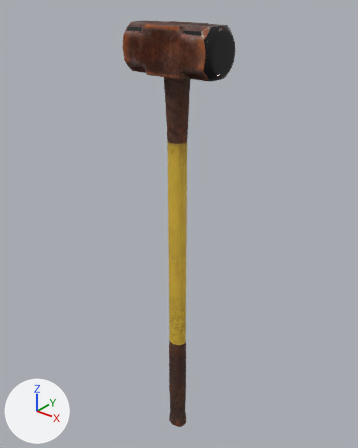
What one commit did to the glTF model assets/props/hurda/sledgehammer_01.glb.
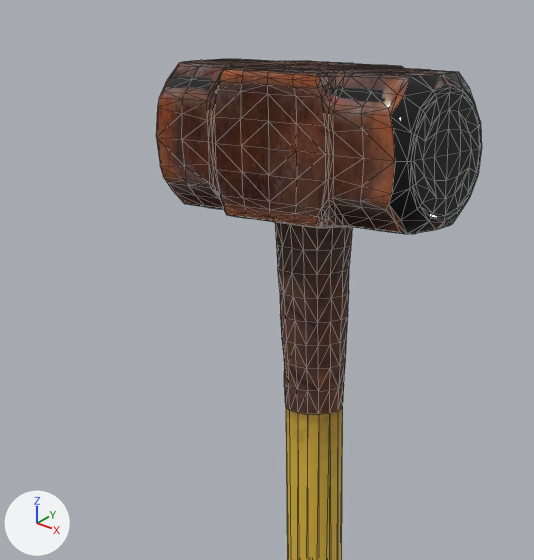
Old and new are each drawn whole from a camera (50 mm lens) standing at (0.615, -0.763, 1.072) and looking at (-0.021, 0.031, 0.579) and again close up on the part from 19% to 71% of the width and 0% to 43% of the height. Every picture has the same lights, and +X, +Y and +Z are marked at lower left. The older version's two pictures come first. The close-ups show mesh edges as thin lines. Objects named as collision shapes, trigger or cutter boxes, shadow casters or lower levels of detail are left out. Vertices at exactly the same position are counted once.

The first close-up shows 'sledgehammer_01'.
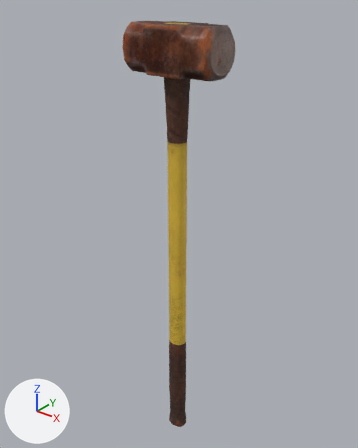
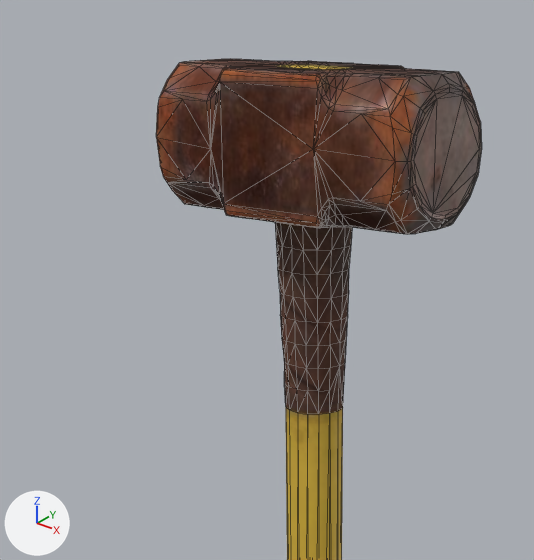
Pixel boxes (x1, y1, x2, y2) of what changed, in the close-ups (534 x 560 px):
```json
{"part": 1, "of": "me_cube_001", "change": "reshaped", "before": [156, 59, 479, 413], "after": [157, 62, 395, 216]}
{"part": 2, "of": "me_cube_001", "change": "surface changed", "before": [167, 59, 482, 461], "after": [167, 59, 482, 461]}
```

The change, as JSON lines over the scene's bpy script:
```json
{"block": "me_cube_001", "where": "# used by ob_sledgehammer_01; location = (0.0, 0.0, 0.0)"}
{"op": "remove", "block": "me_cube_001", "code": "me_cube_001.from_pydata(...)  # 1309 vertices, 2596 faces; spans x -0.104..0.104, y -0.045..0.045, z 0.0..1.006"}
{"op": "add", "block": "me_cube_001", "code": "me_cube_001.from_pydata(...)  # 1011 vertices, 2000 faces; spans x -0.104..0.104, y -0.045..0.045, z 0.0..1.006"}
{"block": "me_cube_001", "change": "me_cube_001 part 1: 283 vertices removed from x -0.104..0.104, y -0.045..0.045, z 0.801..1.006; 6 vertices added at x -0.049..0.036, y -0.045..0.045, z 0.957..1.006"}
{"block": "me_cube_001", "change": "me_cube_001 part 2: 1178 kept faces spanning x -0.104..0.104, y -0.045..0.045, z 0.0..1.006 get new texture (UV) coordinates"}
{"block": "me_cube_001", "change": "other edits to the shape of me_cube_001 do not show in these pictures"}
```
